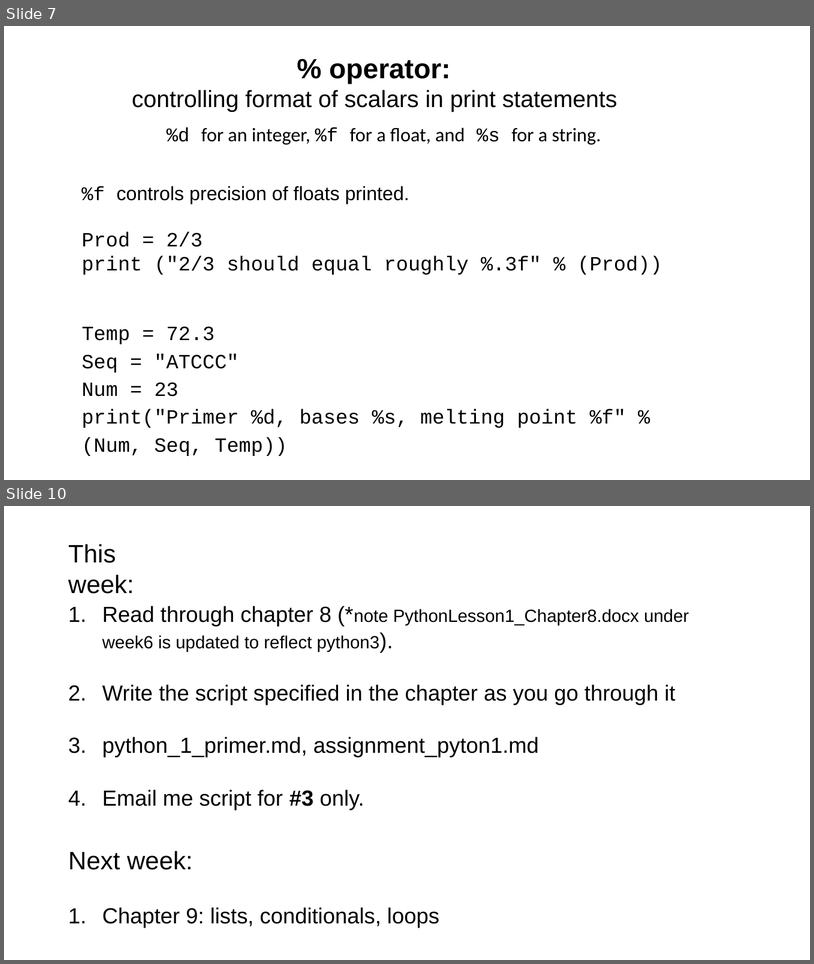
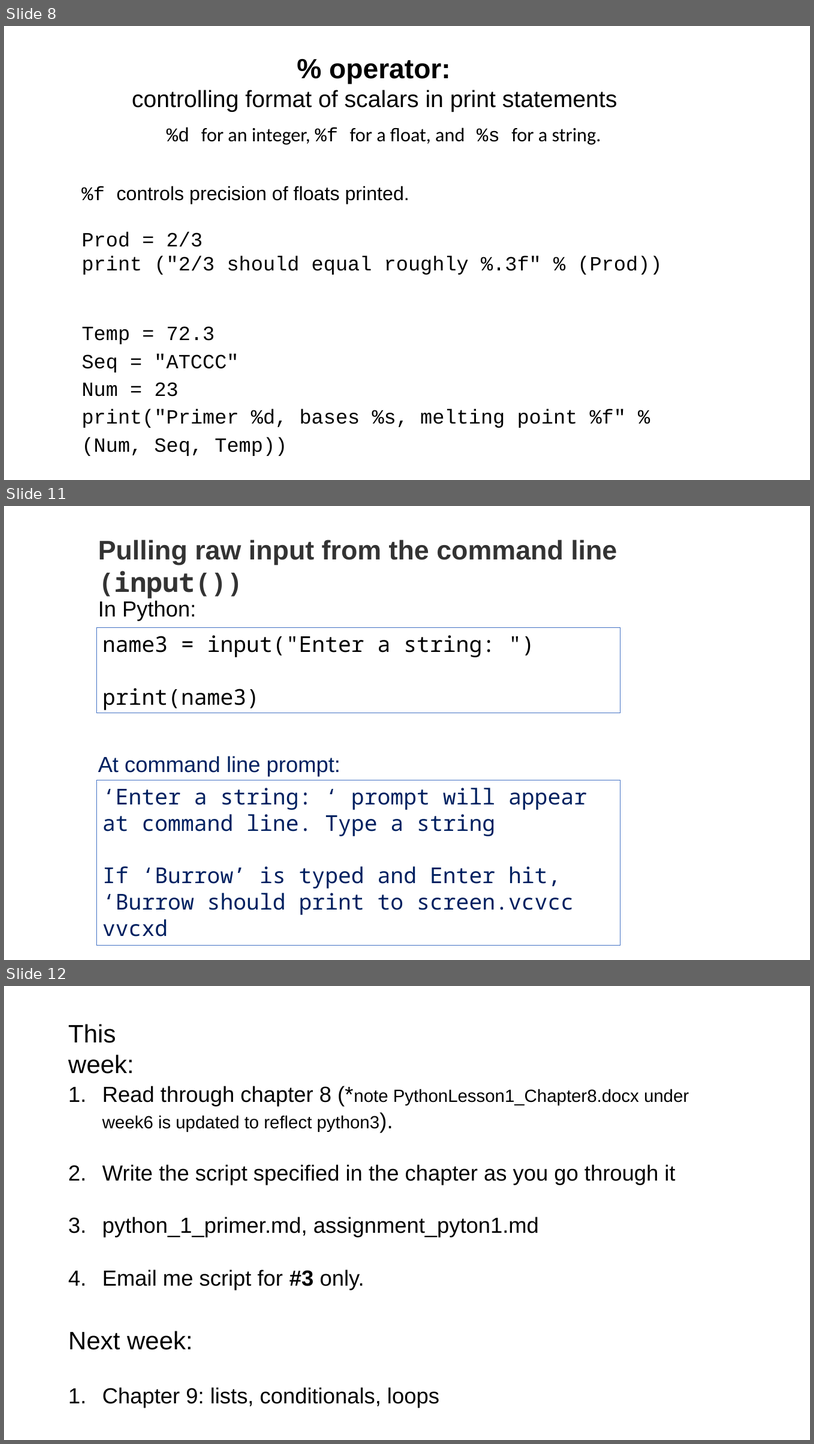
Before and after one commit to tparchman/F21_BIOL792_coursepage, a slide deck: week6_pythonI/week6_python.pptx. Shown one above the other, each under a label of ours: slides 7 and 10 before the commit, slides 8, 11 and 12 after it; the slides between them are not shown. The pictures are 814x964 and 814x1444 pixels, drawn with LibreOffice and Linux fonts; fonts in the diff are those of the drawing. Boxes give left, top, right and bottom in pixels: in the first picture for what was removed or moved away, otherwise in the second. Text is boxed around its words. In the diff, an @@ line names an element or a change of style, - is before the commit and + after.

```diff
--- a/week6_pythonI/week6_python.pptx
+++ b/week6_pythonI/week6_python.pptx
@@ slide 11 added at (4, 506, 810, 960), background #FFFFFF @@
@@ text added at (98, 540, 617, 598), 32 pt, text #333333, bold @@
+Pulling raw input from the command line (input())
@@ text added at (98, 600, 196, 621), 26 pt, text #000000 @@
+In Python:
@@ rectangle added at (96, 628, 621, 713), outline #4472C4 0.75 pt, 26 pt, text #000000 @@
+name3 = input("Enter a string: ")
+print(name3)
@@ text added at (98, 756, 341, 777), 26 pt, text #002060 @@
+At command line prompt:
@@ rectangle added at (96, 780, 621, 945), outline #4472C4 0.75 pt, 26 pt, text #002060 @@
+‘Enter a string: ‘ prompt will appear at command line. Type a string
+If ‘Burrow’ is typed and Enter hit,
+‘Burrow should print to screen.vcvcc vvcxd
@@ what was slide 7 is now slide 8 @@
@@ what was slide 10 is now slide 12 @@
```
Also in this commit, not shown: 3 slides changed, 1 other slide added, 1 other file.
